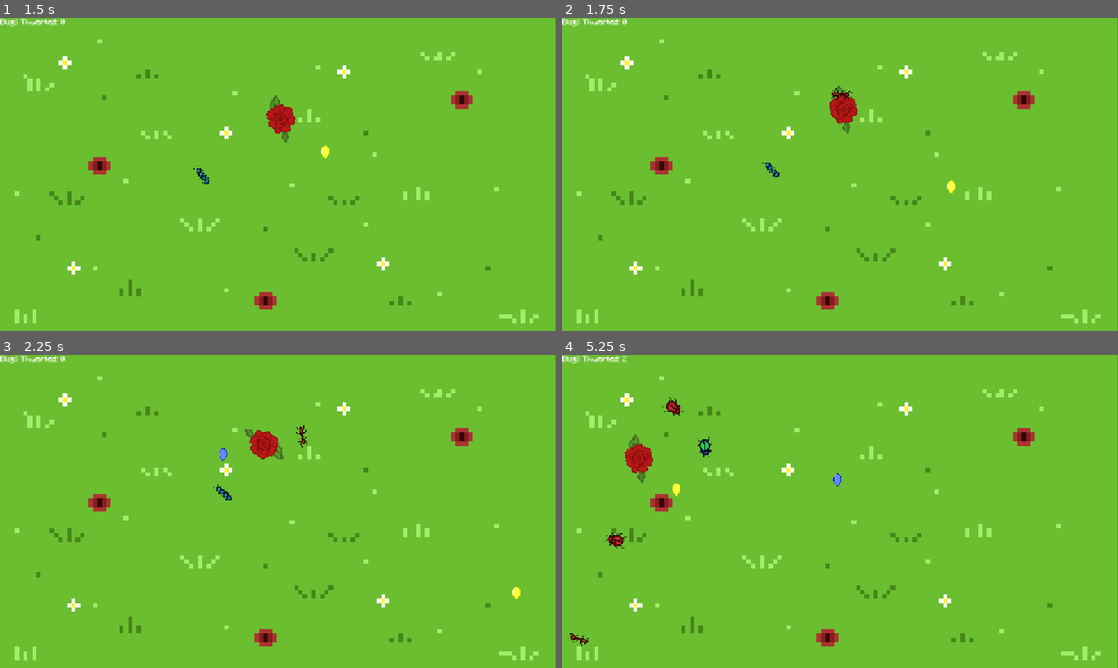
Above: before the commit, frames 1-4 (two rows, left to right).
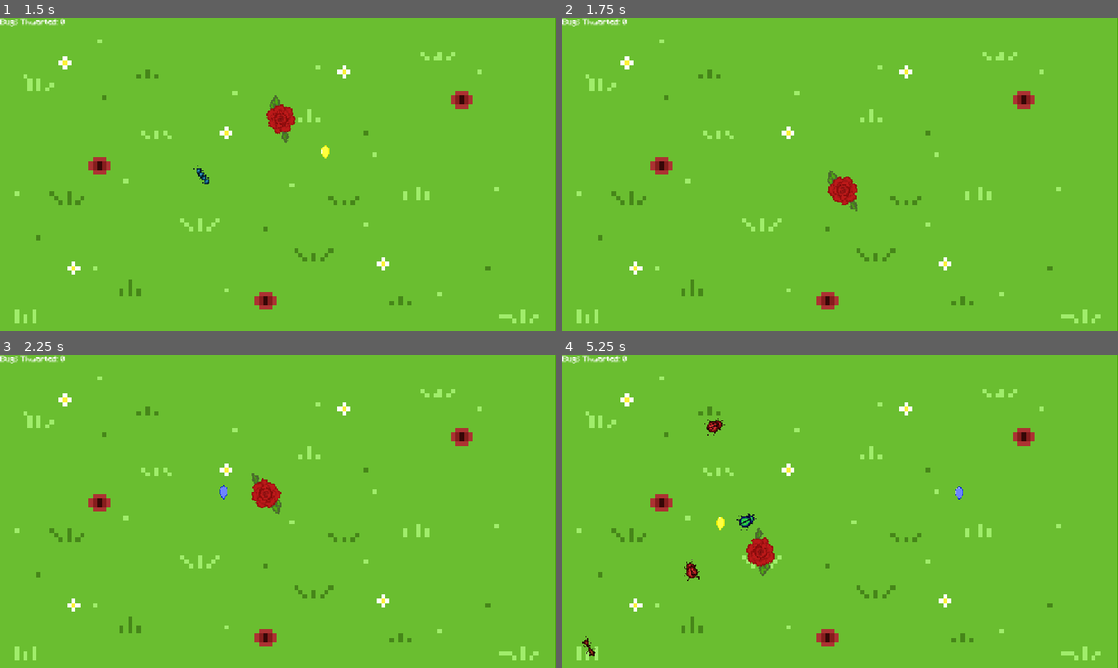
Above: after the commit, the same moments.

Repository: kazziecore/flower-shooter-game
Game: Godot game, scene res://scenes/game.tscn
The game is run twice, just before and just after one commit, with the same random seed, the same clock (stepped at 60 frames per second) and the same inputs.
Inputs (mouse positions are in pixels of both pictures, inside the frame that each line leads up to):
- Up to frame 1 (1.5 s): tap Enter at 0.5 s; move the mouse to (250, 237) at 0.52 s; hold W (up) from 0.53 s (still down); click (250, 237) at 0.6 s; move the mouse to (444, 221) at 1.27 s; click (444, 221) at 1.35 s
- Up to frame 2 (1.75 s): keep holding W (up)
- Up to frame 3 (2.25 s): move the mouse to (111, 464) at 2.02 s; release W (up) at 2.03 s; hold A (left) from 2.03 s (still down); click (111, 464) at 2.1 s
- Up to frame 4 (5.25 s): move the mouse to (867, 511) at 2.77 s; click (867, 511) at 2.85 s; move the mouse to (756, 433) at 3.52 s; release A (left) at 3.53 s; hold S (down) 3.53-4.28 s; click (756, 433) at 3.6 s; move the mouse to (962, 495) at 4.27 s; hold D (right) 4.28-5.03 s; click (962, 495) at 4.35 s; move the mouse to (728, 527) at 5.02 s; hold W (up) from 5.03 s (still down); click (728, 527) at 5.1 s

Frame 1 is identical in both runs. In frame 2, 1.0% of the frame differs, in the area x 36-71%, y 21-62%; in frame 3, 1.1%; in frame 4, 1.7%, in the area x 1-73%, y 0-97%.

Commit message:
added player death

Diff:
--- a/flower-shooter-game/scripts/player.gd
+++ b/flower-shooter-game/scripts/player.gd
@@ -2,6 +2,7 @@
 
 var bullet_scene = preload("res://scenes/bullet.tscn")
 const speed = 200
+@onready var is_reloading = false
 @onready var shooty_part = $shootypart
 
 func _physics_process(_delta: float) -> void:
@@ -18,3 +19,10 @@
 		$/root/Game.add_child(bullet)
 
 	move_and_slide()
+
+	for i in range(get_slide_collision_count()):
+		var collision = get_slide_collision(1)
+
+		if collision.get_collider().is_in_group("enemies") and not is_reloading:
+			is_reloading = true
+			get_tree().reload_current_scene()
